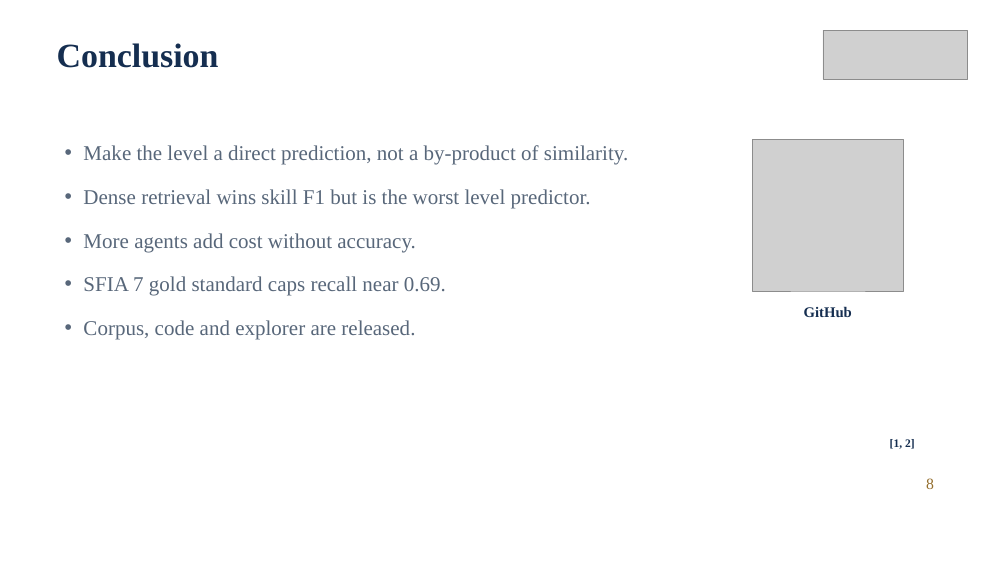
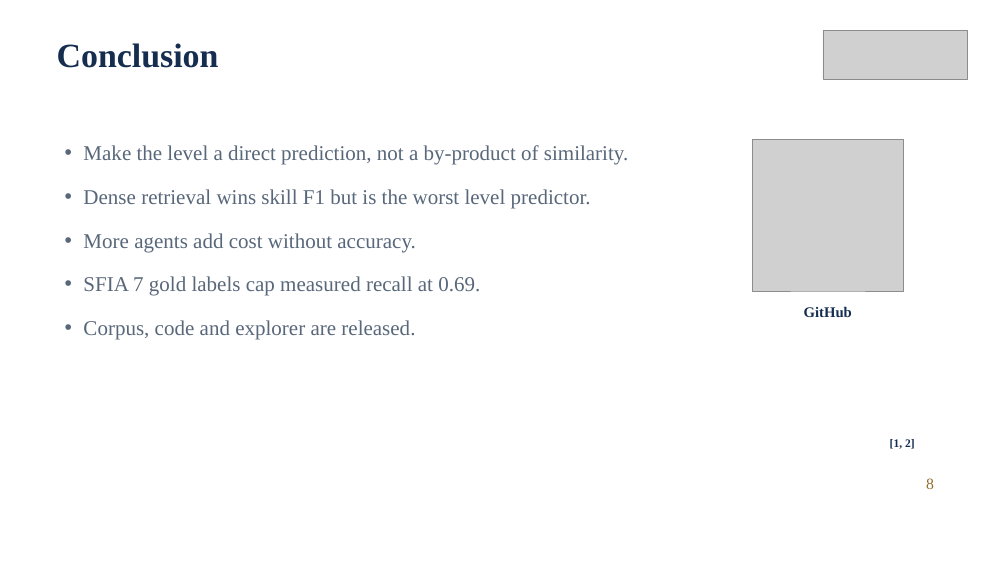
Before and after one commit to prdai/sfia-structured-skill-extraction, a slide deck: slide 8 of talk/deck/ICAC2026_564.pptx. Drawn at 1008x567 pixels with LibreOffice and Linux fonts; fonts in the diff are those of the drawing; grey boxes stand for pictures; background and template pictures are left out. Boxes give left, top, right and bottom in pixels: in the first picture for what was removed or moved away, otherwise in the second. Text is boxed around its words. In the diff, an @@ line names an element or a change of style, - is before the commit and + after.

```diff
--- a/talk/deck/ICAC2026_564.pptx
+++ b/talk/deck/ICAC2026_564.pptx
@@ text at [83,276,480,296]: text changed @@
-• SFIA 7 gold standard caps recall near 0.69.
+• SFIA 7 gold labels cap measured recall at 0.69.
```
Also in this commit, not shown: 2 other slides changed, 2 other files.
